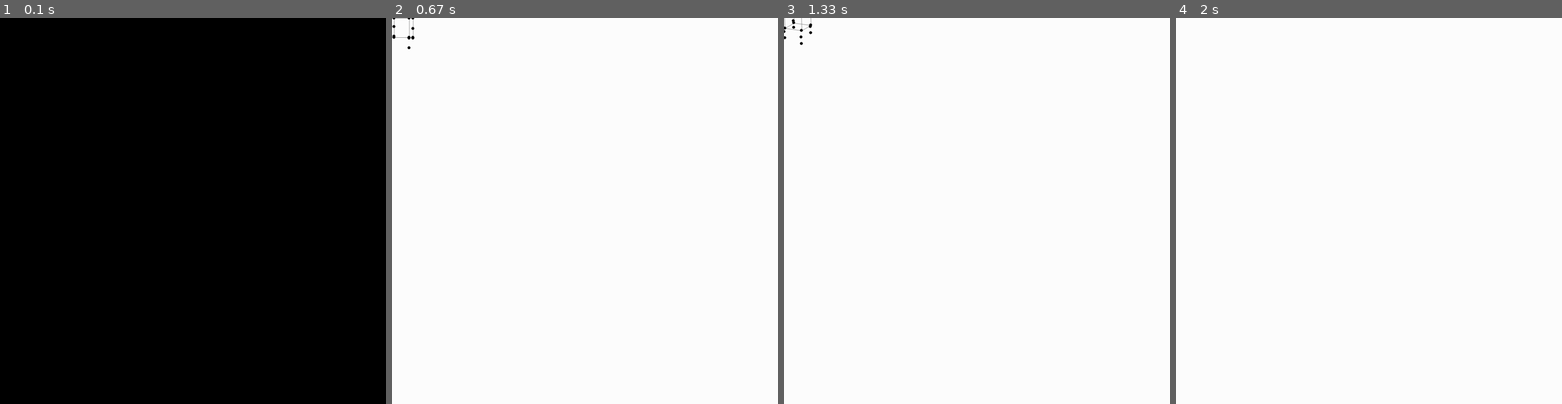
Above: before the commit, frames 1-4 (left to right).
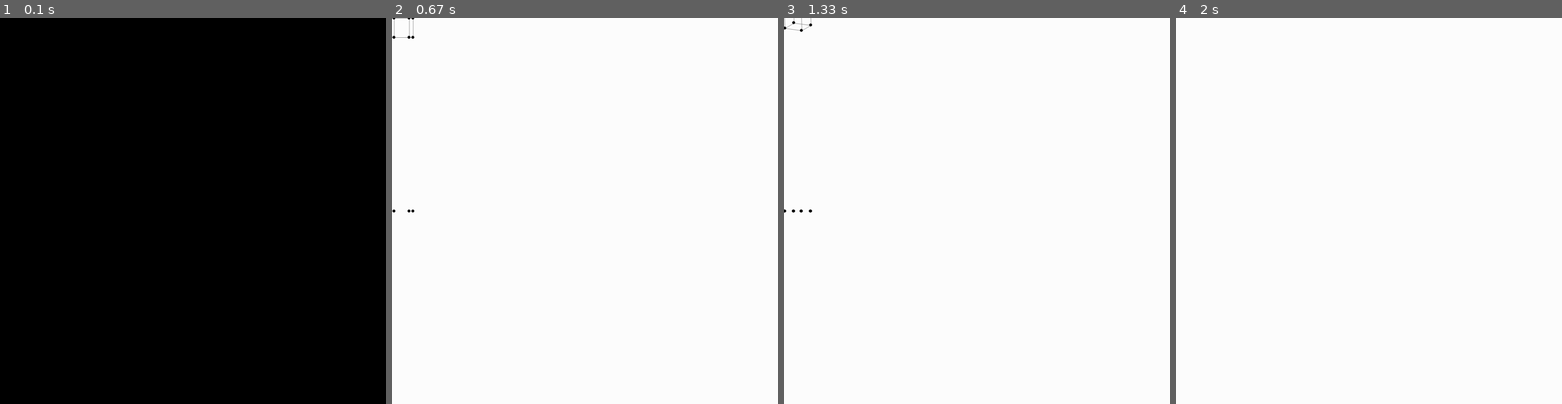
Above: after the commit, the same moments.

Repository: DarkShadow4/Python
Game: pygame game, started from Python 3/PyGame/Sombras/test_shadows.py
The game is run twice, just before and just after one commit, with the same random seed, the same clock (stepped at 60 frames per second) and the same inputs.
Inputs:
- Up to frame 1 (0.1 s): no input
- Up to frame 2 (0.67 s): hold Right from 0.33 s (still down)
- Up to frame 3 (1.33 s): release Right at 0.8 s; hold Up 0.83-1.13 s; hold W 0.83-1.13 s; tap Shift at 0.9, 1.23 s; tap Ctrl at 0.98 s; hold Right from 1.17 s (still down); hold D from 1.17 s (still down); tap E at 1.32 s
- Up to frame 4 (2 s): release Right at 1.63 s; release D at 1.63 s; hold Left from 1.67 s (still down); hold A from 1.67 s (still down); tap Shift at 1.73 s

Frame 1 is identical in both runs. In frame 2, less than 0.1% of the frame differs, in the area x 0-6%, y 1-51%; in frame 3, less than 0.1%, in the area x 0-8%, y 0-51%; in frame 4, nothing differs.

Commit message:
votación

Diff:
--- /dev/null
+++ b/Python 3/Olimpiada_2020/Preparacion/prueba_votos.txt
@@ -0,0 +1,13 @@
+Borda
+1
+4
+Pablo Rivera
+Albert Sanchez
+Pedro Iglesias
+Mariano Garzon
+1 4 2 3
+2 3 1 4
+3 2 1 4
+4 2 3 1
+4 3 2 1
+1 4 2 3
--- /dev/null
+++ b/Python 3/Olimpiada_2020/Preparacion/recuento_votos.py
@@ -0,0 +1,49 @@
+import sys
+
+def get_points(papeleta, candidates, p, n):
+    papeleta = papeleta.split()
+    papeleta = [int(points) for points in papeleta]
+
+    if sorted(papeleta) == [i for i in range(1,n+1)]:
+        candidate_names = [name for name in candidates.keys()]
+        for c in range(n):
+            candidates[candidate_names[papeleta[c]-1]] += n-(c+1)   # its c+1 so it goes from 1 to n
+    else:                                       # and so the last one gets 0
+        print("Papeleta no válida")
+
+def get_the_chosen_ones(candidates, p): # de momento no lo hace en orden alfabético si hay empate
+    the_chosen_ones = []
+    for chosen_number in range(p):
+        found = False
+        for key, value in sorted(candidates.items(), key=lambda x:x[0]): # as I sort the tuple alphabetically, i do not need to worry about sorting
+                                                                         # a stalemate case
+            if value == max(candidates.values()) and not found:
+                the_chosen_ones.append(key)
+                found = True
+                del candidates[key]
+    return(the_chosen_ones)
+
+filename = sys.argv[1] # sys.argv[0] would be the name of this script
+with open(filename, "r") as input_file:
+    Id=input_file.readline().strip()
+    p=int(input_file.readline().strip()) # " string ".strip() cuts the string from each side in order to erase white spaces
+    n=int(input_file.readline().strip()) # so " string ".strip() would result in "string"
+    candidates = {}
+    for candidate in range(n):
+        candidates[input_file.readline().strip()] = 0
+
+    for line in input_file.readlines():
+        line.strip()
+        get_points(line, candidates, p, n)
+        # c = 0
+        # for candidate in candidates.keys():
+        #     candidates[candidate] += line_points[c] # I add the points of the
+        #     c += 1                                  # line to the points before
+        #                                             # this line for each candidate
+
+if sum(candidates.values()) == 0:
+    print("VOTACION ANULADA")
+else:
+    the_chosen_ones = get_the_chosen_ones(candidates, p)
+    for candidate in the_chosen_ones:
+        print(candidate)
--- a/Python 3/PyGame/Sombras/structures_3D.py
+++ b/Python 3/PyGame/Sombras/structures_3D.py
@@ -24,6 +24,8 @@
             # x
             if x == "x":
                 x = 1
+            elif x == "-x":
+                x = -1
             else:
                 x = x[:-1]
                 if x[0] == "+":
--- a/Python 3/PyGame/Sombras/test_shadows.py
+++ b/Python 3/PyGame/Sombras/test_shadows.py
@@ -100,7 +100,7 @@
 
 
 
-world = World(size, size, (255, 255, 255), structures_3D.Plane(equation="0x +y +z -100")) # structures_3D.Plane(equation="x+0+z=0")
+world = World(size, size, (255, 255, 255), structures_3D.Plane(equation="0x +y +0z -500")) # structures_3D.Plane(equation="x+0+z=0")
 cube_nodes = [structures_3D.Node(x, y, z) for x in (0, 50) for y in (0, 50) for z in (0, 50)]
 
 # for node in cube_nodes:
